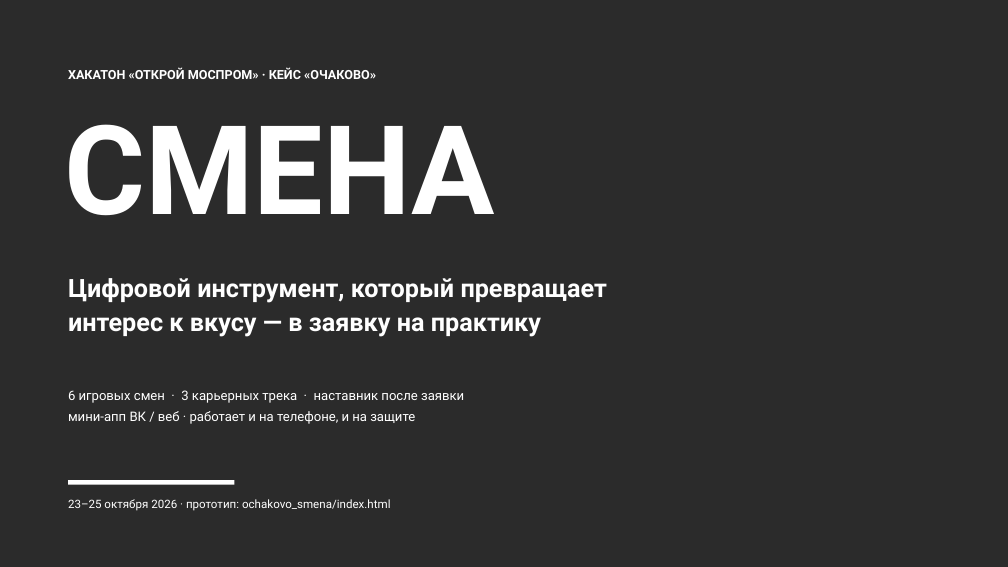
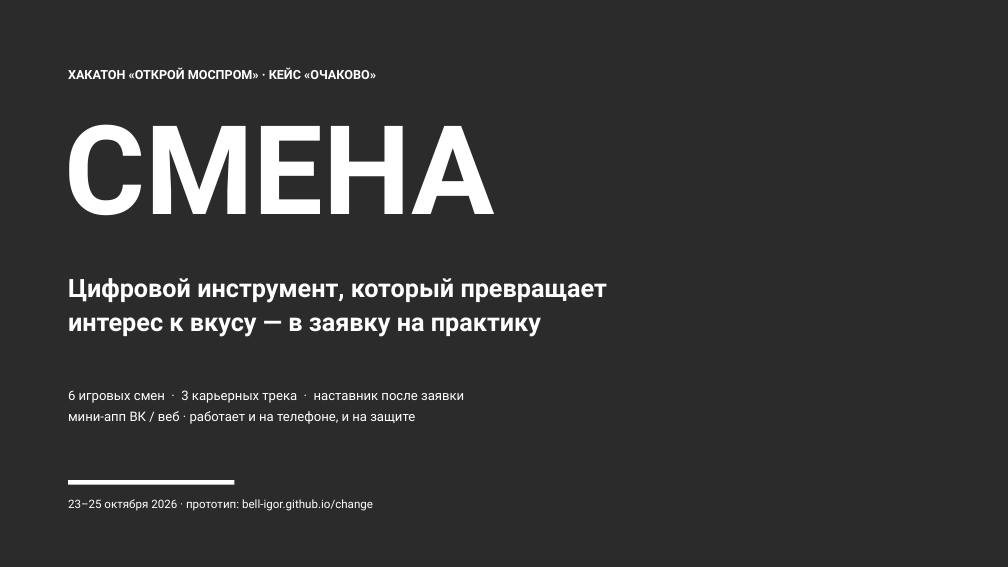
Before and after one commit to Bell-igor/change, a slide deck: slide 1 of СМЕНА_Очаково_решение.pptx. Drawn at 1008x567 pixels with LibreOffice and Linux fonts; fonts in the diff are those of the drawing; background and template pictures are left out; a plain dark background stands for a picture behind light text. Boxes give left, top, right and bottom in pixels: in the first picture for what was removed or moved away, otherwise in the second. Text is boxed around its words. In the diff, an @@ line names an element or a change of style, - is before the commit and + after.

Commit message:
Презентация: живые ссылки на опубликованный прототип

```diff
--- a/СМЕНА_Очаково_решение.pptx
+++ b/СМЕНА_Очаково_решение.pptx
@@ text at <box>68,499,373,511</box>: text changed @@
-23–25 октября 2026 · прототип: ochakovo_smena/index.html
+23–25 октября 2026 · прототип: bell-igor.github.io/change
```
Also in this commit, not shown: 1 other slide changed.
